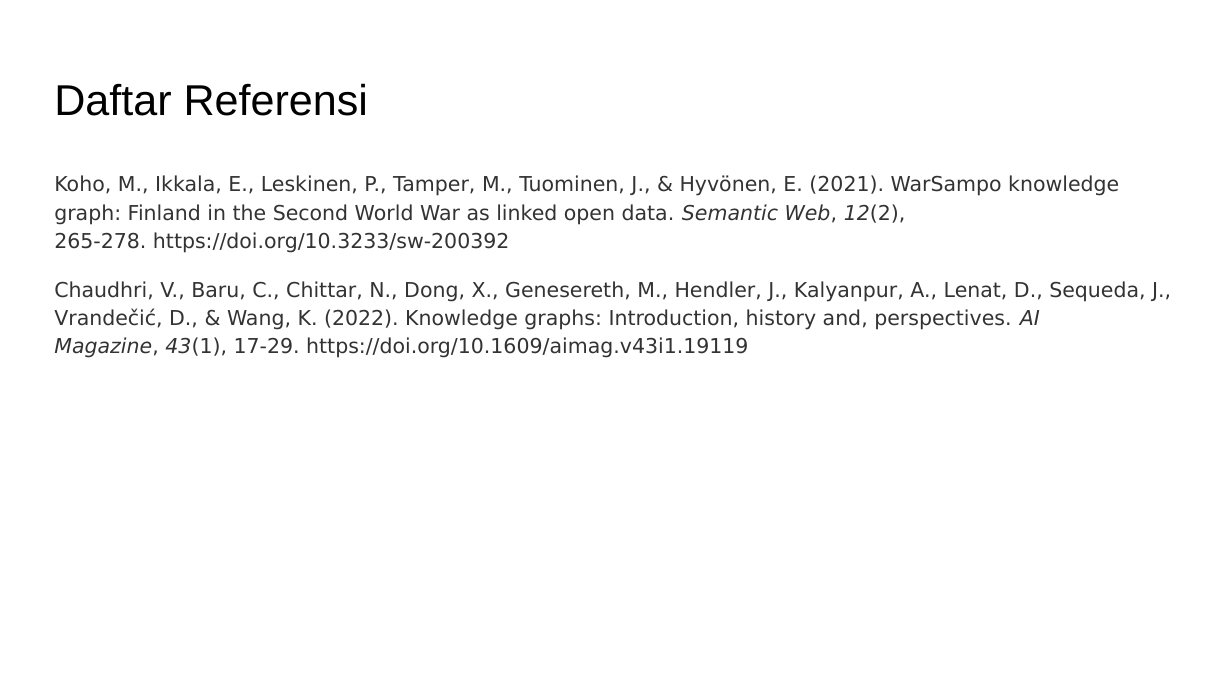
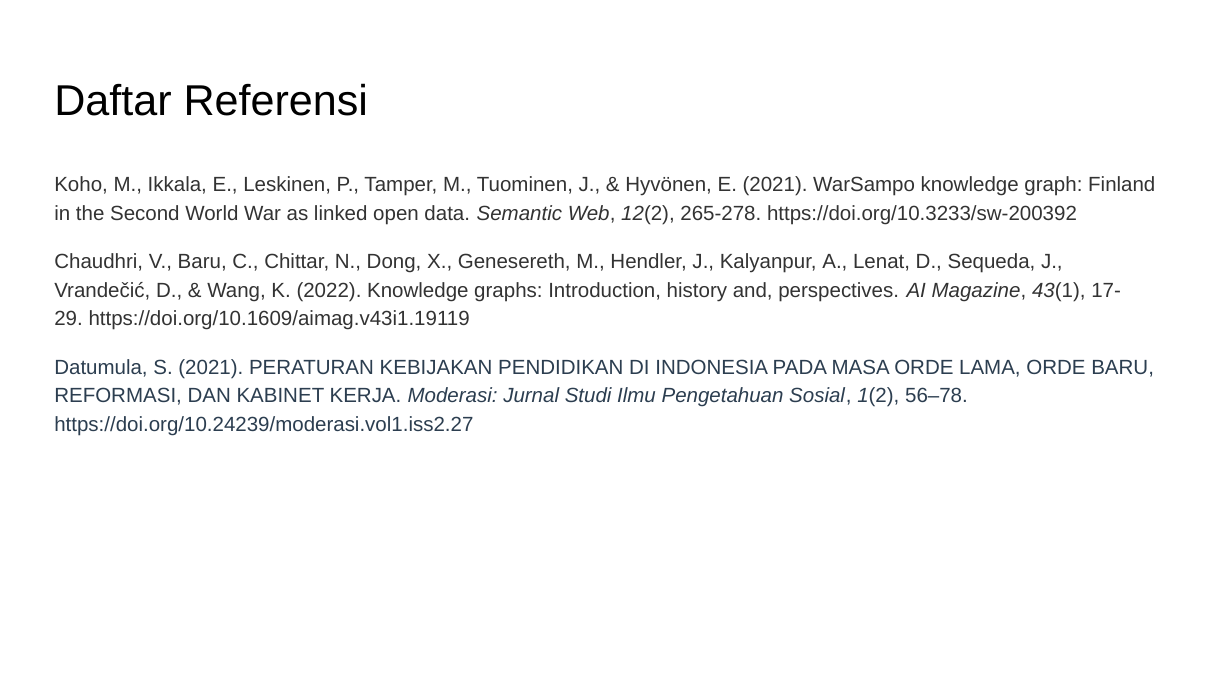
Before and after one commit to rcsenlia/Ontologi-Sejarah-Indonesia, a slide deck: slide 7 of MichaelDawBalma/Proposal TA - Michael Daw Balma - 2006520746.pptx. Drawn at 1232x693 pixels with LibreOffice and Linux fonts; fonts in the diff are those of the drawing. Boxes give left, top, right and bottom in pixels: in the first picture for what was removed or moved away, otherwise in the second. Text is boxed around its words. In the diff, an @@ line names an element or a change of style, - is before the commit and + after.

```diff
--- a/MichaelDawBalma/Proposal TA - Michael Daw Balma - 2006520746.pptx
+++ b/MichaelDawBalma/Proposal TA - Michael Daw Balma - 2006520746.pptx
@@ text at (54,176,1155,330): font DejaVu Sans to Arial in "Koho, M., Ikkala, E., Leskinen, P., Tamper, ...", "Chaudhri, V., Baru, C., Chittar, N., Dong, ..." @@
@@ text at (54,359,1154,436): paragraph added @@
+Datumula, S. (2021). PERATURAN KEBIJAKAN PENDIDIKAN DI INDONESIA PADA MASA ORDE LAMA, ORDE BARU, REFORMASI, DAN KABINET KERJA. Moderasi: Jurnal Studi Ilmu Pengetahuan Sosial, 1(2), 56–78. https://doi.org/10.24239/moderasi.vol1.iss2.27
```
Also in this commit, not shown: 3 other slides changed.
